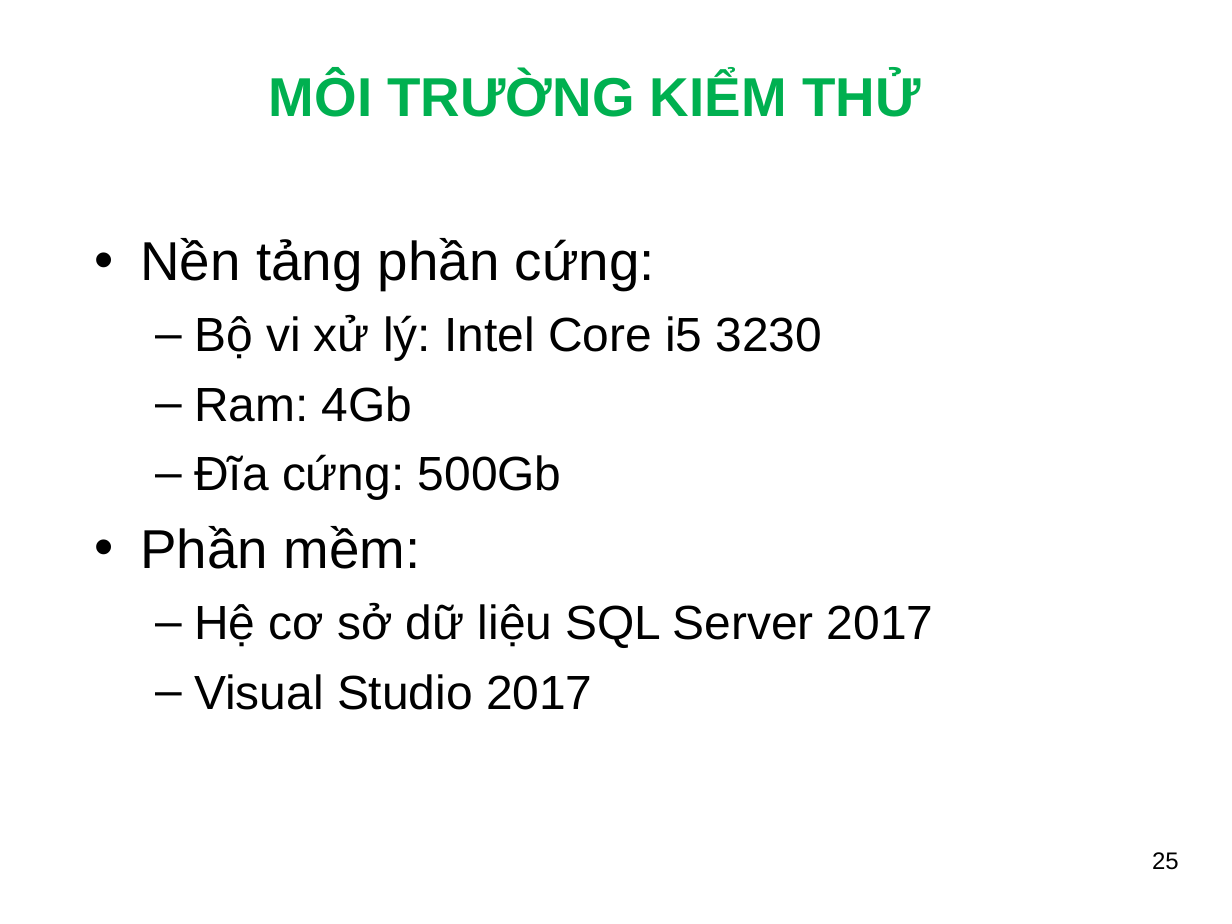
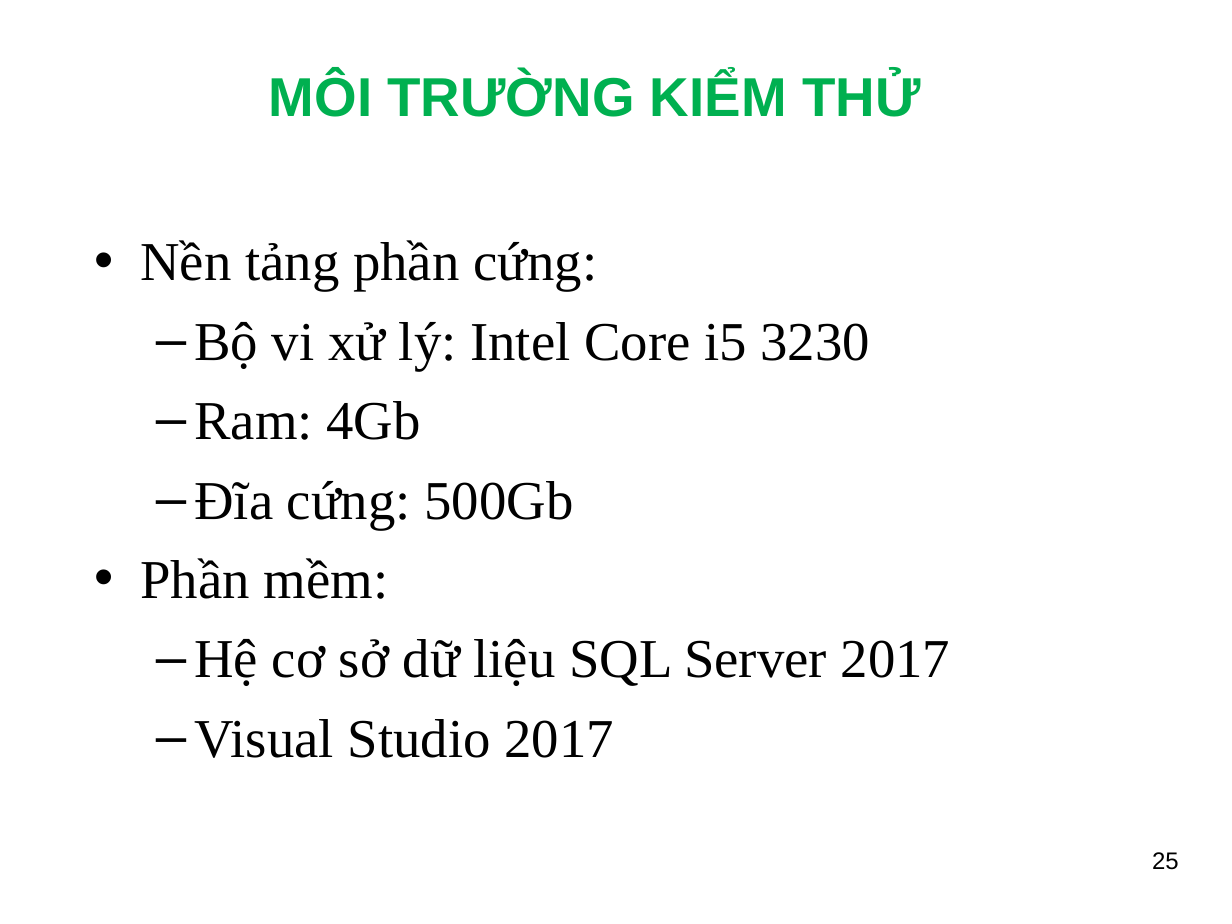
Before and after one commit to dangtuanhuy/MyBagBag, a slide deck: slide 25 of Doc/SlideBC_DT_Huy.ppt. Drawn at 1232x924 pixels with LibreOffice and Linux fonts; fonts in the diff are those of the drawing; background and template pictures are left out. Boxes give left, top, right and bottom in pixels: in the first picture for what was removed or moved away, otherwise in the second. Text is boxed around its words. In the diff, an @@ line names an element or a change of style, - is before the commit and + after.

```diff
--- a/Doc/SlideBC_DT_Huy.ppt
+++ b/Doc/SlideBC_DT_Huy.ppt
@@ text "Nền tảng phần cứng:" at (140,240,951,758): font Arial to Times New Roman; size 28 to 32 pt in "Bộ vi xử lý: Intel Core i5 ...", "Ram: 4Gb", "Đĩa cứng: 500Gb", "Hệ cơ sở dữ liệu SQL Server ..." and 1 more places; more space between paragraphs @@
```
Also in this commit, not shown: 1 other slide changed, 15 other files.
